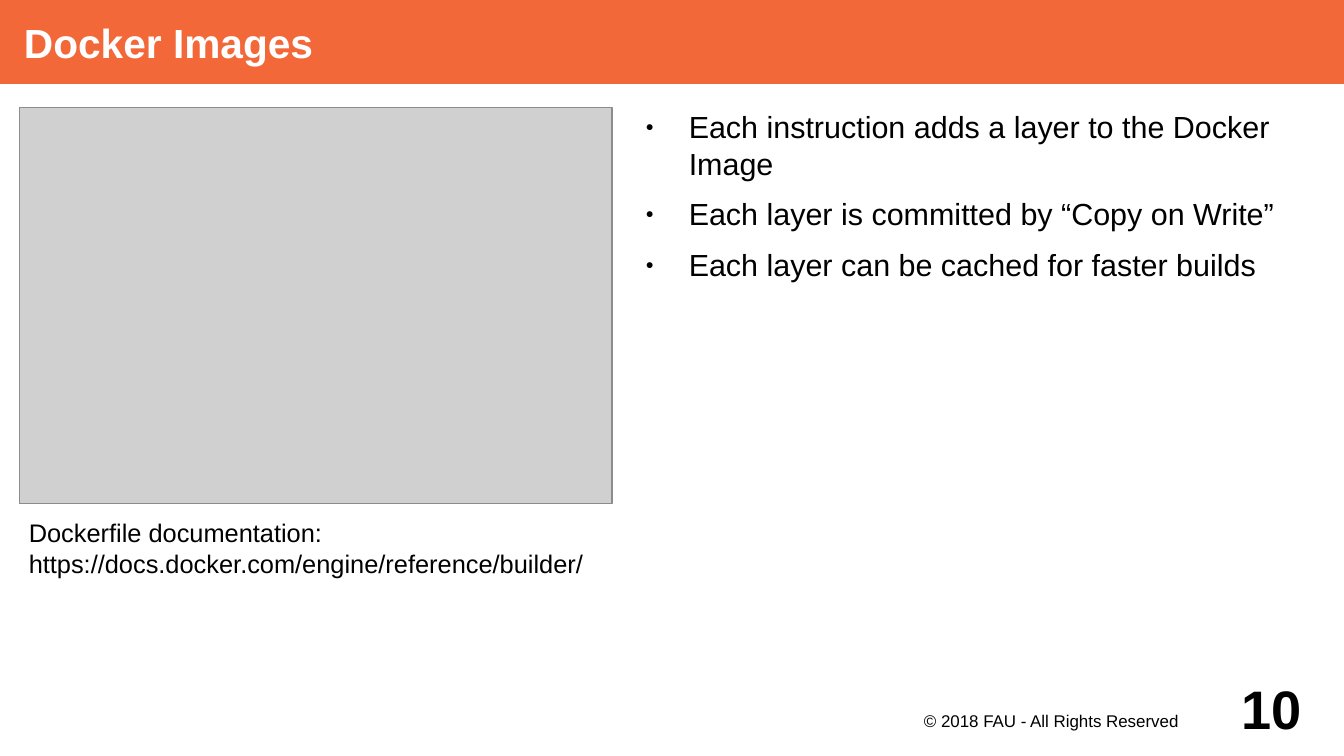
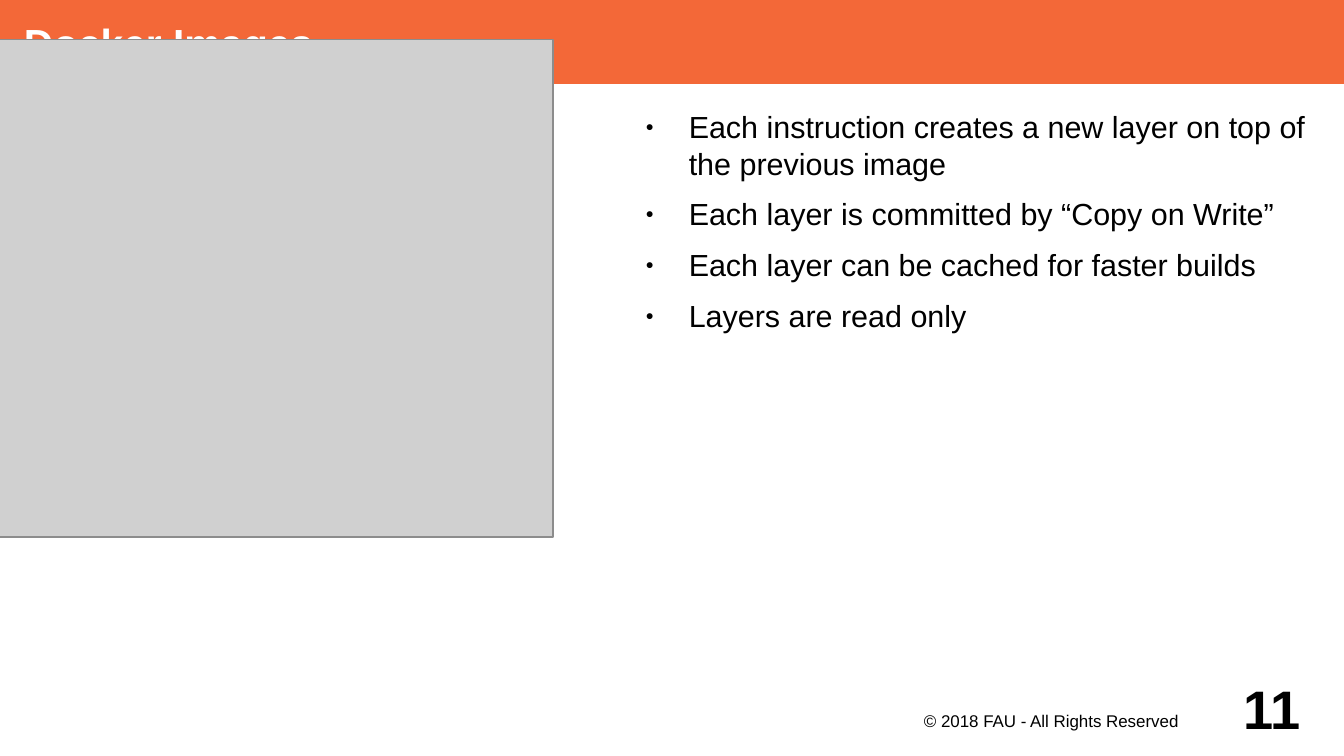
Before and after one commit to dirkriehle/adap-course, a slide deck: slide 11 of Lecture Slides/ADAP Z01 - Containerization.odp (slide 10 before the commit). Drawn at 1344x756 pixels with LibreOffice and Linux fonts; fonts in the diff are those of the drawing; grey boxes stand for pictures. Boxes give left, top, right and bottom in pixels: in the first picture for what was removed or moved away, otherwise in the second. Text is boxed around its words. In the diff, an @@ line names an element or a change of style, - is before the commit and + after.

```diff
--- a/Lecture Slides/ADAP Z01 - Containerization.odp
+++ b/Lecture Slides/ADAP Z01 - Containerization.odp
@@ picture: place and size @@
-picture at (20, 109, 612, 505)
+picture at (0, 39, 554, 537)
@@ text at (689, 116, 1305, 180): text changed @@
-● Each instruction adds a layer to the Docker Image
+● Each instruction creates a new layer on top of the previous image
@@ text at (689, 305, 967, 333): paragraph added @@
+● Layers are read only
@@ text removed at (29, 523, 583, 578) @@
-Dockerfile documentation:
-https://docs.docker.com/engine/reference/builder/
@@ page number at (1243, 691, 1300, 729): text changed @@
-10
+11
```
Also in this commit, not shown: 6 other slides changed, 2 slides added.
